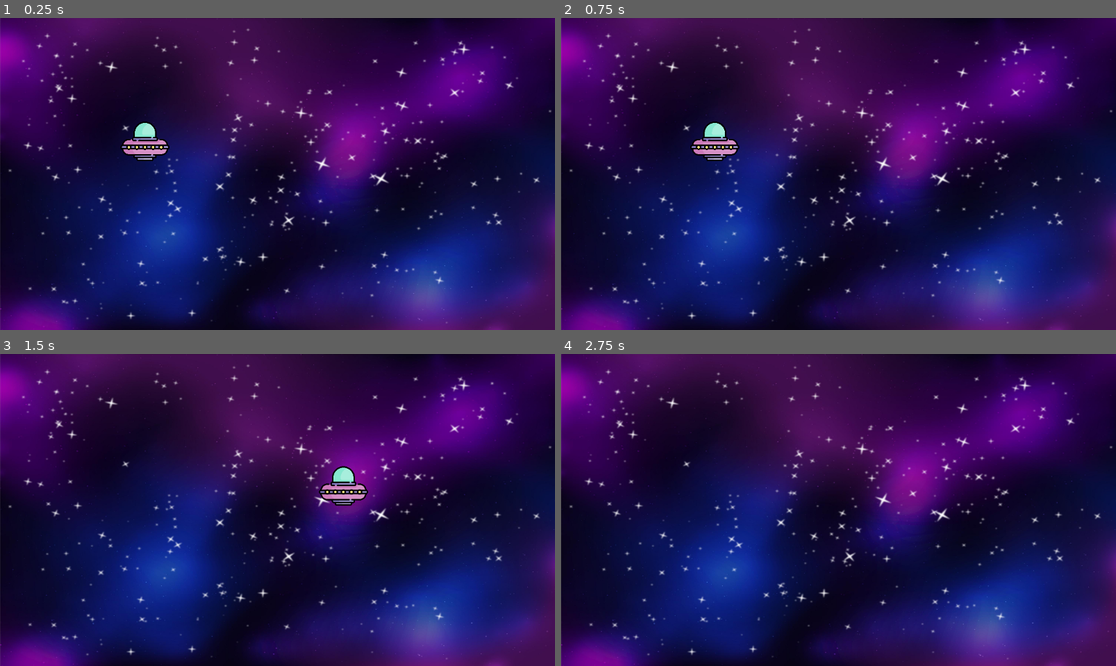
Above: before the commit, frames 1-4 (two rows, left to right).
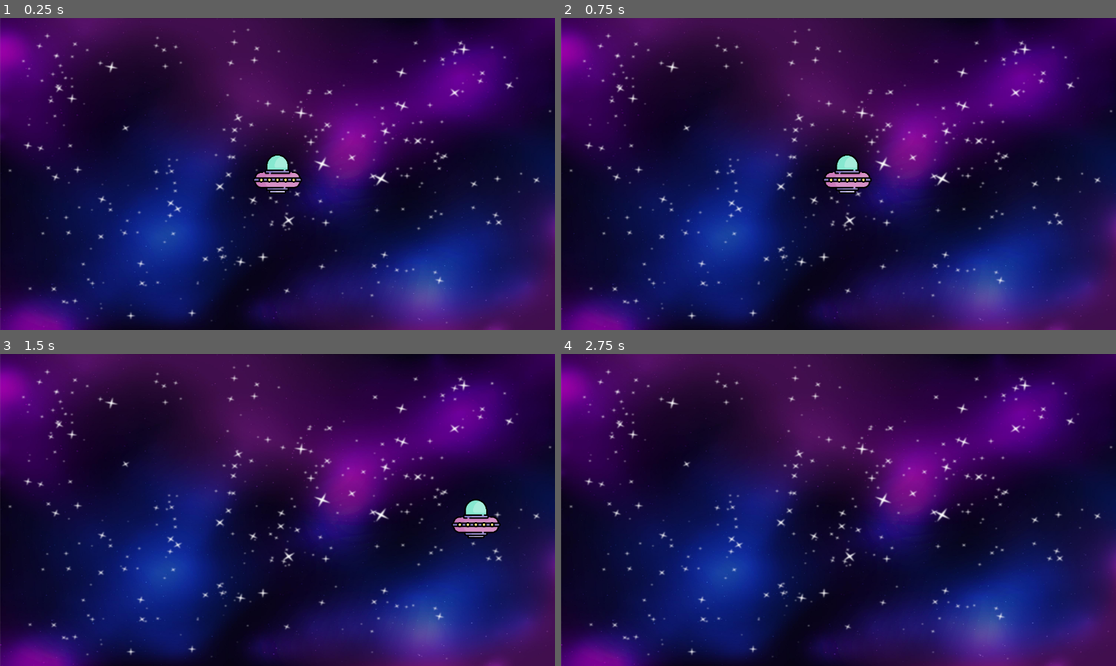
Above: after the commit, the same moments.

Repository: ben-miles/gamedevspeedysaucer
Game: Godot game, scene res://level_1.tscn
The game is run twice, just before and just after one commit, with the same random seed, the same clock (stepped at 60 frames per second) and the same inputs.
Inputs:
- Up to frame 1 (0.25 s): no input
- Up to frame 2 (0.75 s): tap Enter at 0.5 s; hold Right (move_right) from 0.53 s (still down)
- Up to frame 3 (1.5 s): release Right (move_right) at 1.28 s; hold Down (move_down) from 1.28 s (still down)
- Up to frame 4 (2.75 s): release Down (move_down) at 2.03 s; hold Right (move_right) from 2.03 s (still down)

The runs differ from the first frame. In frame 1, 1.4% of the frame differs, in the area x 21-55%, y 33-57%; in frame 2, 1.4%; in frame 3, 1.4%, in the area x 57-91%, y 35-60%; in frame 4, nothing differs.

Commit message:
Center Player in Level 1

Diff:
--- a/level_1.tscn
+++ b/level_1.tscn
@@ -16,4 +16,4 @@
 
 [node name="Player" parent="." instance=ExtResource("2_mrh7v")]
 z_index = 1
-position = Vector2(301, 256)
+position = Vector2(576, 324)
